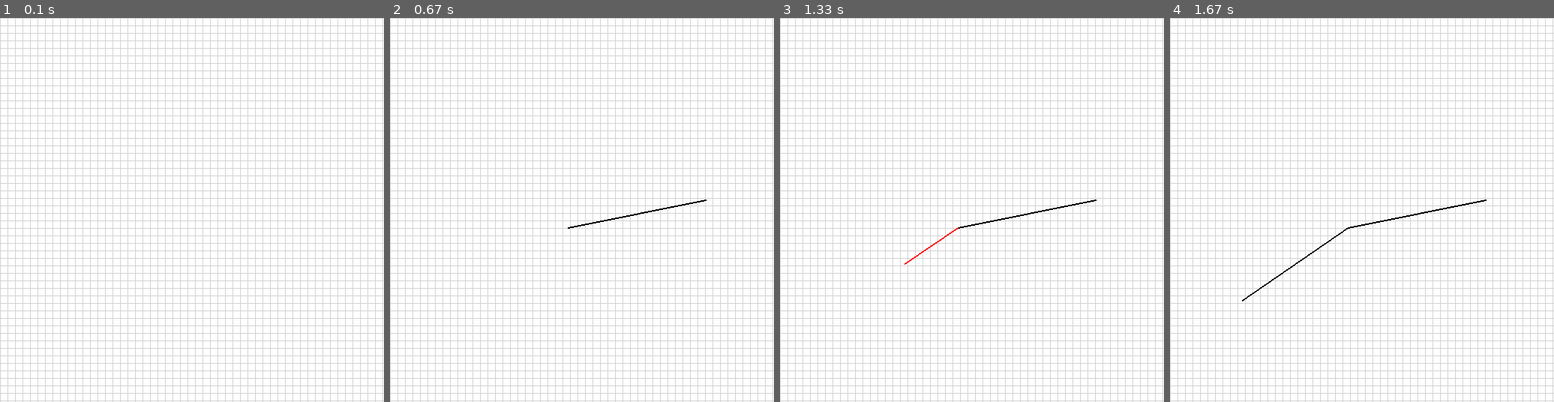
Above: before the commit, frames 1-4 (left to right).
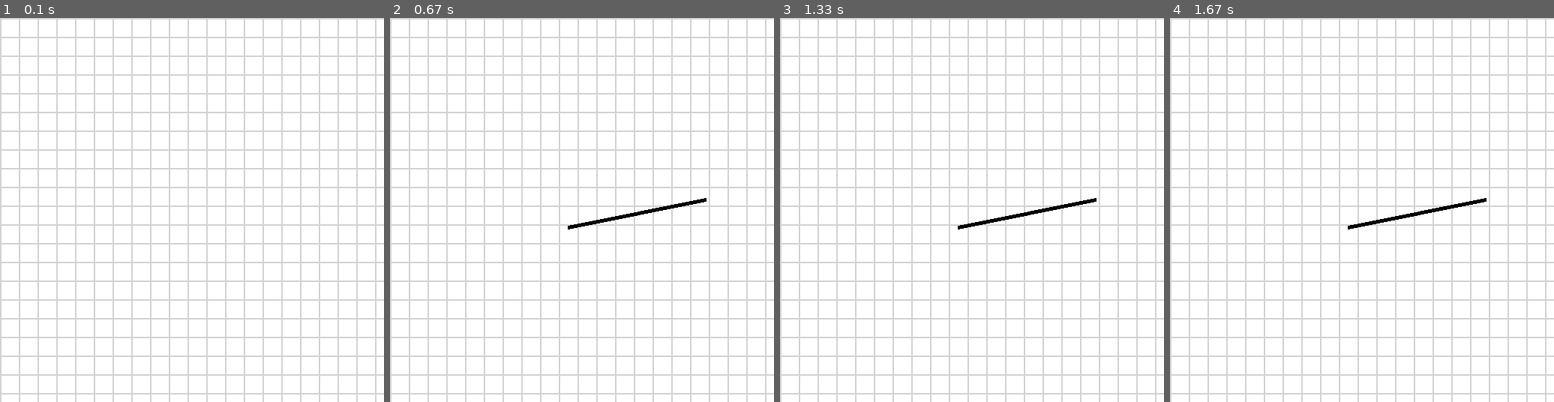
Above: after the commit, the same moments.

Repository: AndyD20/Dungeon-Mapper
Game: pygame game, started from dungeon_mapper.py
Same seed, same stepped clock (60 frames per second), same inputs: the game is played once before the commit and once after it.
Inputs (mouse positions are in pixels of both pictures, inside the frame that each line leads up to):
- Up to frame 1 (0.1 s): no input
- Up to frame 2 (0.67 s): press the mouse at (566, 225) at 0.37 s; move the mouse to (635, 213) at 0.47 s; release the mouse at (704, 198) at 0.6 s
- Up to frame 3 (1.33 s): hold D 0.67-1.13 s; move the mouse to (975, 236) at 0.7 s; press the mouse at (956, 225) at 1.2 s; move the mouse to (902, 263) at 1.3 s
- Up to frame 4 (1.67 s): release the mouse at (1242, 298) at 1.43 s

The runs differ from the first frame. In frame 1, 25% of the frame differs, in the area x 0-100%, y 0-100%; in frame 2, 25%; in frame 3, 25%; in frame 4, 25%.

Commit message:
Add feature to draw doors / rectangles
User can press "d" key to enter rectangle / door drawing mode, and press "s" key to return to line drawing mode.

Diff:
--- /dev/null
+++ b/drawable_details.py
@@ -0,0 +1,7 @@
+
+
+class DrawableDetails:
+    def __init__(self, start_pos, end_pos, is_completed_line):
+        self.start_pos = start_pos
+        self.end_pos = end_pos
+        self.is_completed = is_completed_line
--- a/drawable_line.py
+++ b/drawable_line.py
@@ -1,25 +1,24 @@
 from pygame import draw
 from math import floor
+from drawable_object import DrawableObject
+from drawable_details import DrawableDetails
 
 black = __import__('program_variables').ProgramVariables.Colours.black
 red = __import__('program_variables').ProgramVariables.Colours.red
 
 def_line_size = __import__('program_variables').ProgramVariables.tile_size
-
 def_line_size = floor(def_line_size / 5)
 
 
-class DrawableLine:
+class DrawableLine(DrawableObject):
     def __init__(self, start_pos, end_pos, is_completed_line):
-        self.start_pos = start_pos
-        self.end_pos = end_pos
-        self.is_completed_line = is_completed_line
+        self.details = DrawableDetails(start_pos, end_pos, is_completed_line)
 
-    def draw_line(self, display_surface):
+    def draw_self(self, display_surface):
         draw.line(
             display_surface,
-            black if self.is_completed_line else red,
-            (self.start_pos[0], self.start_pos[1]),
-            (self.end_pos[0], self.end_pos[1]),
+            black if self.details.is_completed else red,
+            (self.details.start_pos[0], self.details.start_pos[1]),
+            (self.details.end_pos[0], self.details.end_pos[1]),
             def_line_size
         )
--- /dev/null
+++ b/drawable_object.py
@@ -0,0 +1,7 @@
+import abc
+
+
+class DrawableObject(abc.ABC):
+    @abc.abstractmethod
+    def draw_self(self, display_surface):
+        pass
--- /dev/null
+++ b/drawable_rectangle.py
@@ -0,0 +1,30 @@
+from pygame import draw
+from math import floor
+from drawable_object import DrawableObject
+from drawable_details import DrawableDetails
+
+dark_grey = __import__('program_variables').ProgramVariables.Colours.dark_grey
+red = __import__('program_variables').ProgramVariables.Colours.red
+
+tile_size = __import__('program_variables').ProgramVariables.tile_size
+def_line_size = floor(tile_size / 5)
+
+
+class DrawableRectangle(DrawableObject):
+    def __init__(self, start_pos, end_pos, is_completed_line):
+        self.details = DrawableDetails(start_pos, end_pos, is_completed_line)
+
+    def draw_self(self, display_surface):
+        width = self.details.end_pos[0] - self.details.start_pos[0]
+        height = self.details.end_pos[1] - self.details.start_pos[1]
+
+        rect_top = (self.details.start_pos[1] - (tile_size / 2)) + (floor(def_line_size / 2))
+
+        rect = (self.details.start_pos[0] + 1, rect_top, width, height)
+
+        draw.rect(
+            display_surface,
+            dark_grey if self.details.is_completed else red,
+            rect,
+            def_line_size
+        )
--- /dev/null
+++ b/mouse_modes.py
@@ -0,0 +1,6 @@
+from enum import Enum
+
+
+class MouseModes(Enum):
+    STRAIGHT_LINE = 0
+    DOOR = 1
--- a/program_variables.py
+++ b/program_variables.py
@@ -1,11 +1,12 @@
 class ProgramVariables:
     shape = (512, 512)
-    tile_size = 10
+    tile_size = 25
     window_title = 'Dungeon Mapper'
     game_state = None
 
     class Colours:
         grey = (211, 211, 211)
+        dark_grey = (100, 100, 100)
         white = (255, 255, 255)
         black = (0, 0, 0)
         red = (255, 0, 0)
--- a/user_input.py
+++ b/user_input.py
@@ -2,8 +2,10 @@
 
 from draw_grid import draw_grid
 from drawable_line import DrawableLine
+from drawable_rectangle import DrawableRectangle
 from game_state import GameState
 from program_variables import ProgramVariables
+from mouse_modes import MouseModes
 
 mouse_position = __import__('pygame').mouse.get_pos
 tile_size = __import__('program_variables').ProgramVariables.tile_size
@@ -12,8 +14,9 @@
 draw_line = False
 ctrl_down = False
 undo_buffer = False
+mouse_mode = MouseModes.STRAIGHT_LINE
 line_begin = (0, 0)
-drawn_lines = []
+drawn_objects = []
 
 
 def check_for_user_input(events, display_surface):
@@ -43,6 +46,7 @@
     global grid_lock
     global ctrl_down
     global undo_buffer
+    global mouse_mode
 
     if event.key == K_l and event.type == KEYUP:
         grid_lock = not grid_lock
@@ -52,17 +56,21 @@
         ctrl_down = False
     elif event.key == K_z and event.type == KEYDOWN and ctrl_down:
         if not undo_buffer:
-            if len(drawn_lines) is not 0:
-                drawn_lines.pop()
+            if len(drawn_objects) is not 0:
+                drawn_objects.pop()
                 undo_buffer = True
     elif event.key == K_z and event.type == KEYUP and ctrl_down:
         undo_buffer = False
+    elif event.key == K_d and event.type == KEYUP:
+        mouse_mode = MouseModes.DOOR
+    elif event.key == K_s and event.type == KEYUP:
+        mouse_mode = MouseModes.STRAIGHT_LINE
 
 
 def redraw_grid(display_surface):
     draw_grid(display_surface)
-    for line in drawn_lines:
-        line.draw_line(display_surface)
+    for drawable_object in drawn_objects:
+        drawable_object.draw_self(display_surface)
 
 
 def mouse_down(event):
@@ -79,36 +87,47 @@
 
 
 def old_line_cleanup():
-    for line in drawn_lines:
-        if not line.is_completed_line:
-            drawn_lines.remove(line)
+    for line in drawn_objects:
+        if not line.details.is_completed:
+            drawn_objects.remove(line)
     if draw_line:
-        draw_a_line(is_completed_line=False)
+        draw_an_object(is_completed_line=False)
 
 
 def mouse_up():
     global draw_line
     global line_begin
 
-    draw_a_line(is_completed_line=True)
+    draw_an_object(is_completed_line=True)
 
     draw_line = False
     line_begin = (0, 0)
 
 
-def draw_a_line(is_completed_line):
+def draw_an_object(is_completed_line):
     m_pos = mouse_position()
     if grid_lock:
-        draw_grid_locked_line(is_completed_line)
+        draw_a_grid_locked_object(is_completed_line)
     else:
-        drawn_lines.append(DrawableLine((line_begin[0], line_begin[1]), (m_pos[0], m_pos[1]), is_completed_line))
+        if mouse_mode == MouseModes.STRAIGHT_LINE:
+            drawn_objects.append(DrawableLine((line_begin[0], line_begin[1]), (m_pos[0], m_pos[1]), is_completed_line))
+        elif mouse_mode == MouseModes.DOOR:
+            drawn_objects.append(
+                DrawableRectangle((line_begin[0], line_begin[1]), (m_pos[0], m_pos[1]), is_completed_line))
 
 
-def draw_grid_locked_line(is_completed_line):
-    m_pos = mouse_position()
-    x1, y1 = round_coordinate_to_grid((line_begin[0], line_begin[1]))
-    x2, y2 = round_coordinate_to_grid((m_pos[0], m_pos[1]))
-    drawn_lines.append(DrawableLine((x1, y1), (x2, y2), is_completed_line))
+def draw_a_grid_locked_object(is_completed_line):
+    if mouse_mode == MouseModes.STRAIGHT_LINE:
+        m_pos = mouse_position()
+        x1, y1 = round_coordinate_to_grid((line_begin[0], line_begin[1]))
+        x2, y2 = round_coordinate_to_grid((m_pos[0], m_pos[1]))
+        drawn_objects.append(DrawableLine((x1, y1), (x2, y2), is_completed_line))
+    elif mouse_mode == MouseModes.DOOR:
+        m_pos = mouse_position()
+        x1, y1 = round_coordinate_to_grid((line_begin[0], line_begin[1]))
+        x2, y2 = round_coordinate_to_grid((m_pos[0], m_pos[1]))
+        drawn_objects.append(
+            DrawableRectangle((x1, y1), (x2, y2), is_completed_line))
 
 
 def round_coordinate_to_grid(coordinate):
@@ -118,4 +137,4 @@
 
 
 def round_number_to_nearest_grid_location(num):
-    return int(tile_size * round(float(num)/tile_size))
+    return int(tile_size * round(float(num) / tile_size))
